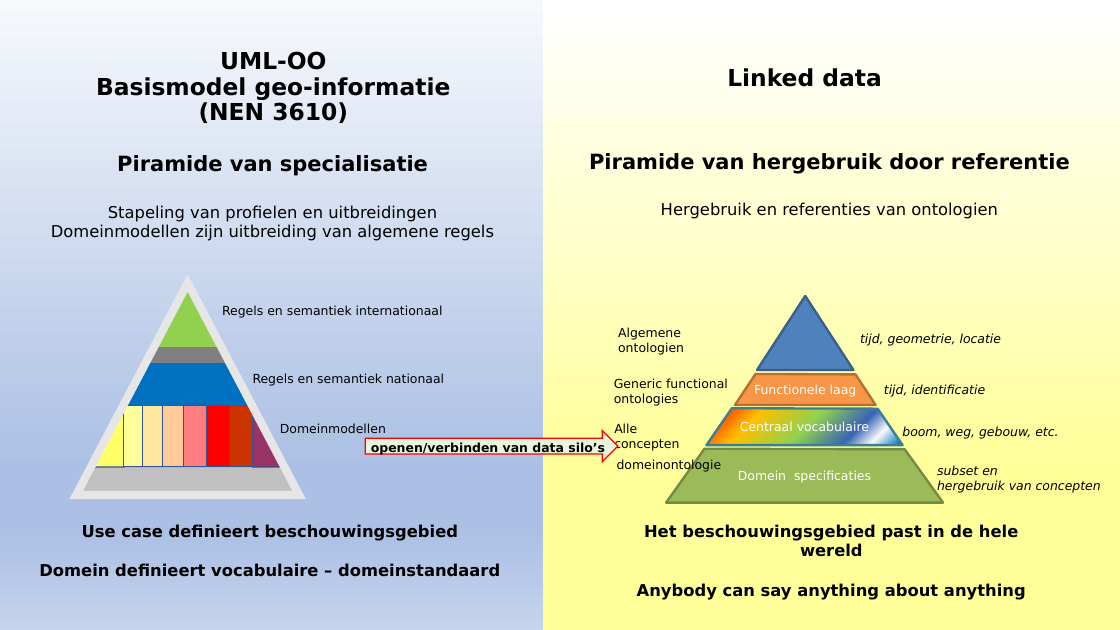
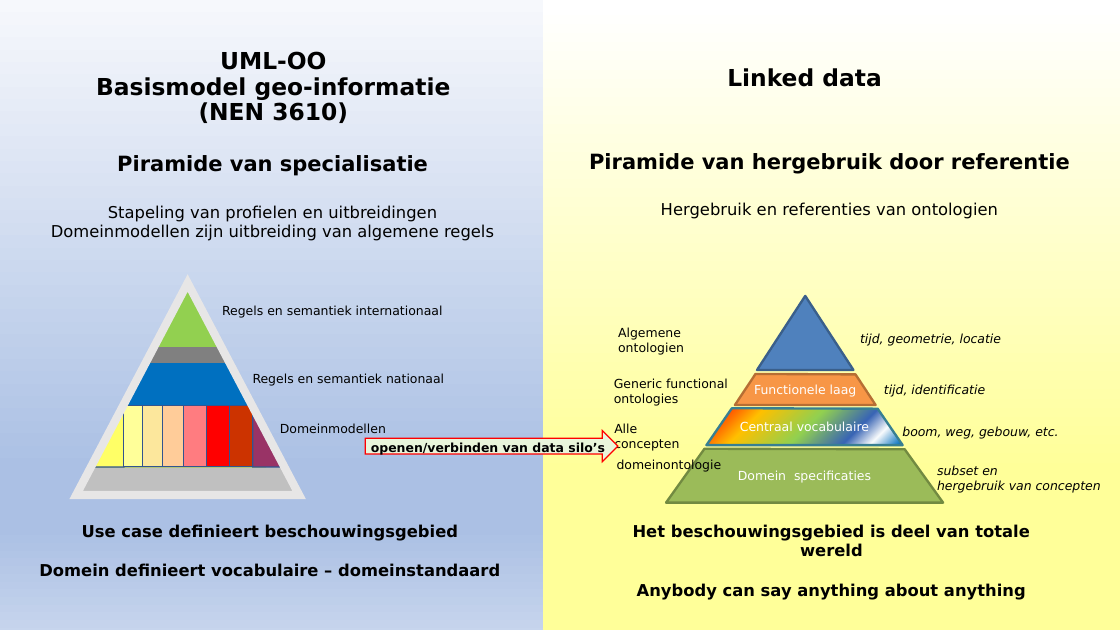
Before and after one commit to Geonovum/NEN3610-Linkeddata, a slide deck: slide 1 of Presentations/UML-OO en LD.pptx. Drawn at 1120x630 pixels with LibreOffice and Linux fonts; fonts in the diff are those of the drawing. Boxes give left, top, right and bottom in pixels: in the first picture for what was removed or moved away, otherwise in the second. Text is boxed around its words. In the diff, an @@ line names an element or a change of style, - is before the commit and + after.

```diff
--- a/Presentations/UML-OO en LD.pptx
+++ b/Presentations/UML-OO en LD.pptx
@@ text at bbox=[633, 524, 1030, 557]: text changed @@
-Het beschouwingsgebied past in de hele wereld
+Het beschouwingsgebied is deel van totale wereld
```
Also in this commit, not shown: 2 other files.
